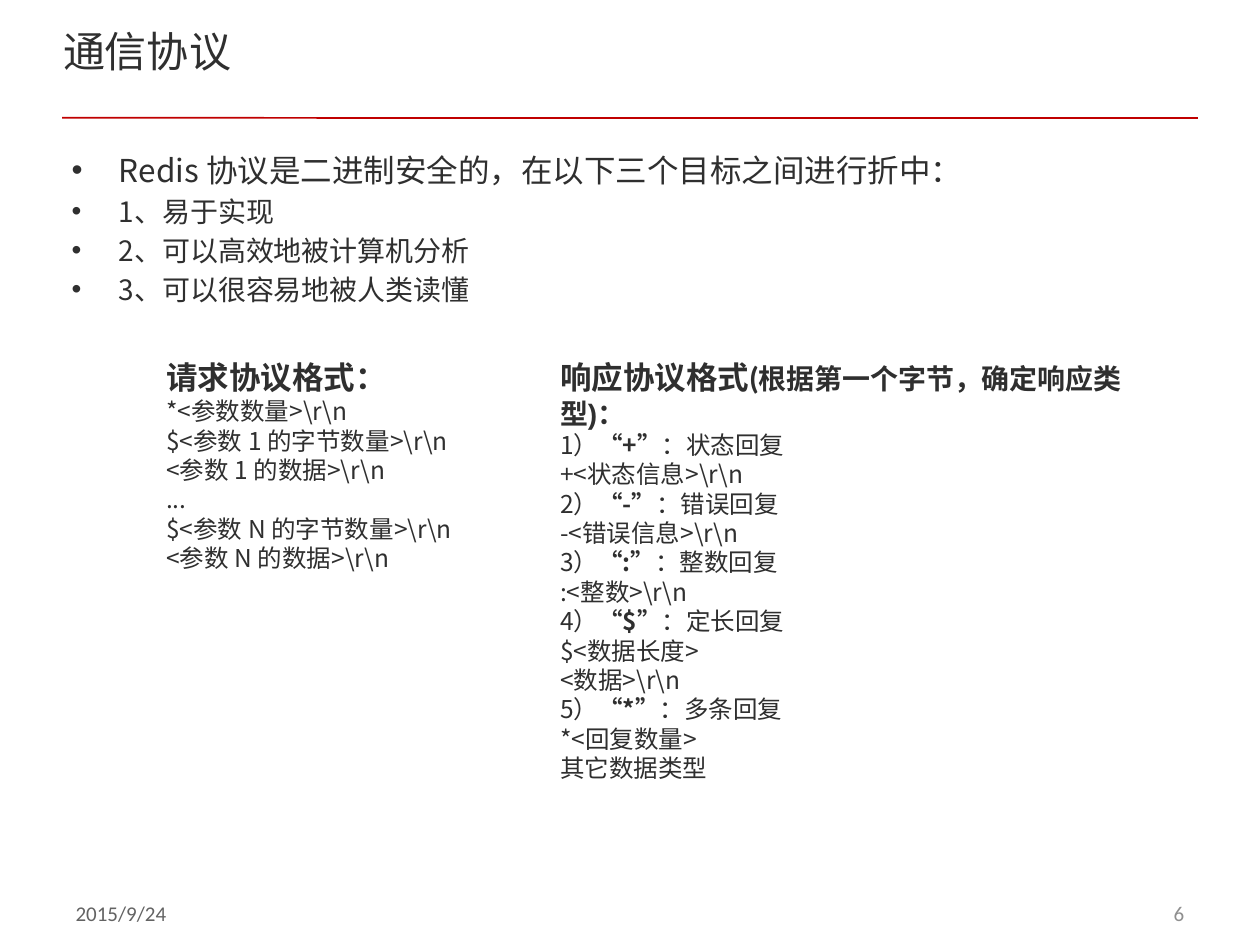
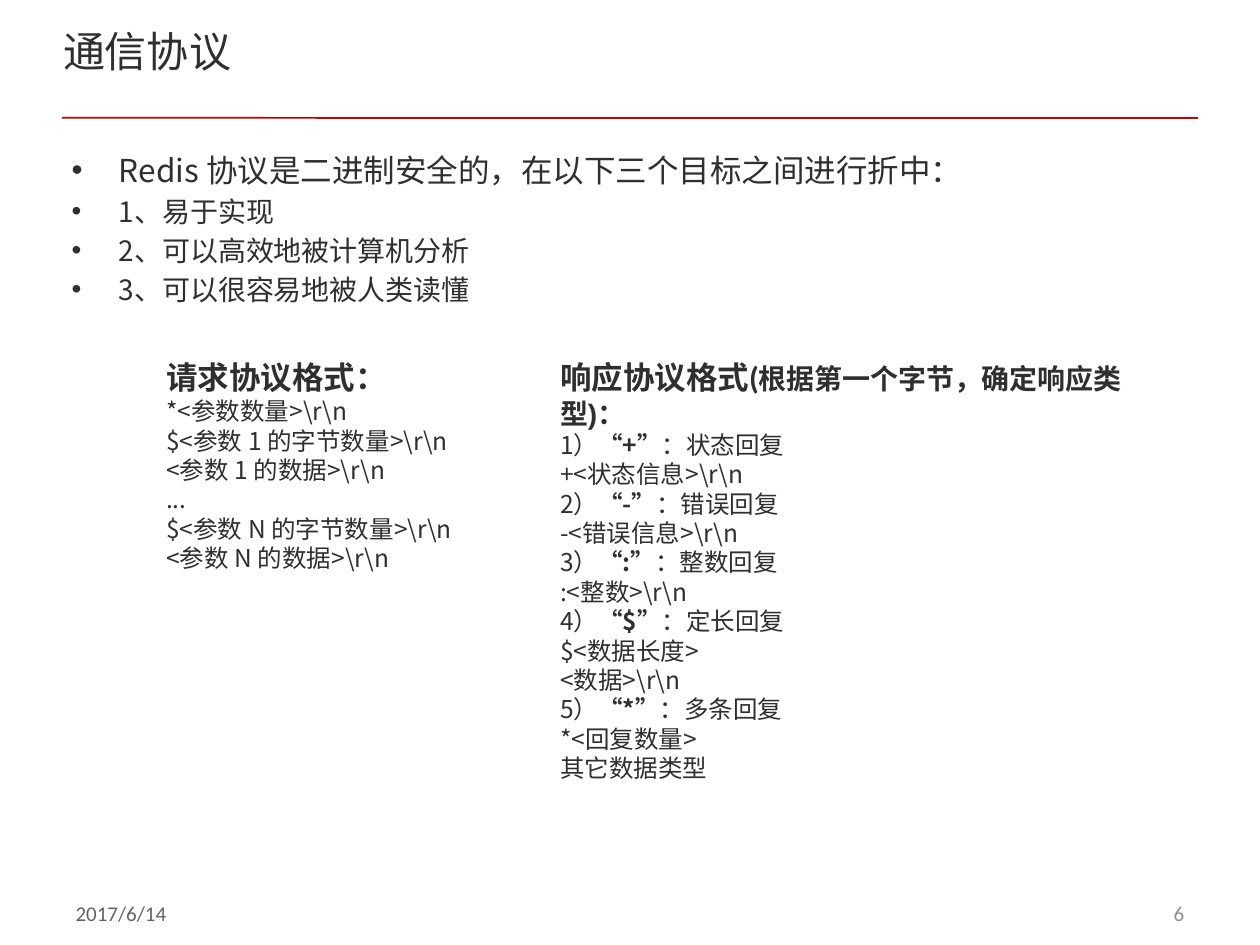
Before and after one commit to acl-dev/acl, a slide deck: slide 6 of doc/redis_cluster.pptx. Drawn at 1260x945 pixels with LibreOffice and Linux fonts; fonts in the diff are those of the drawing; background and template pictures are left out. Boxes give left, top, right and bottom in pixels: in the first picture for what was removed or moved away, otherwise in the second. Text is boxed around its words. In the diff, an @@ line names an element or a change of style, - is before the commit and + after.

```diff
--- a/doc/redis_cluster.pptx
+++ b/doc/redis_cluster.pptx
@@ text at [76, 906, 167, 922]: text changed @@
-2015/9/24
+2017/6/14
```
Also in this commit, not shown: 16 other slides changed, 1 slide added, 1 slide removed, 1 other file.
